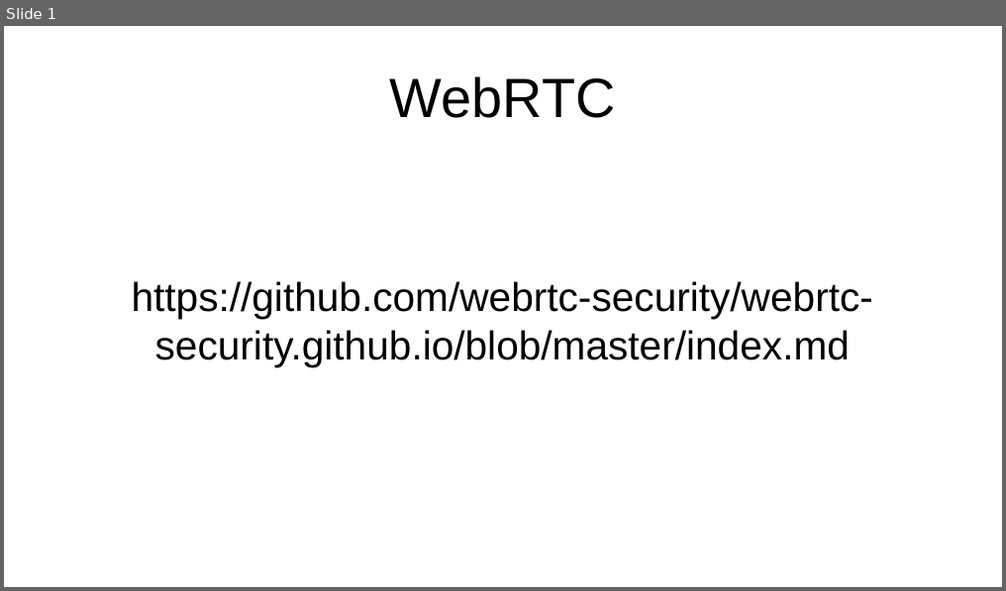
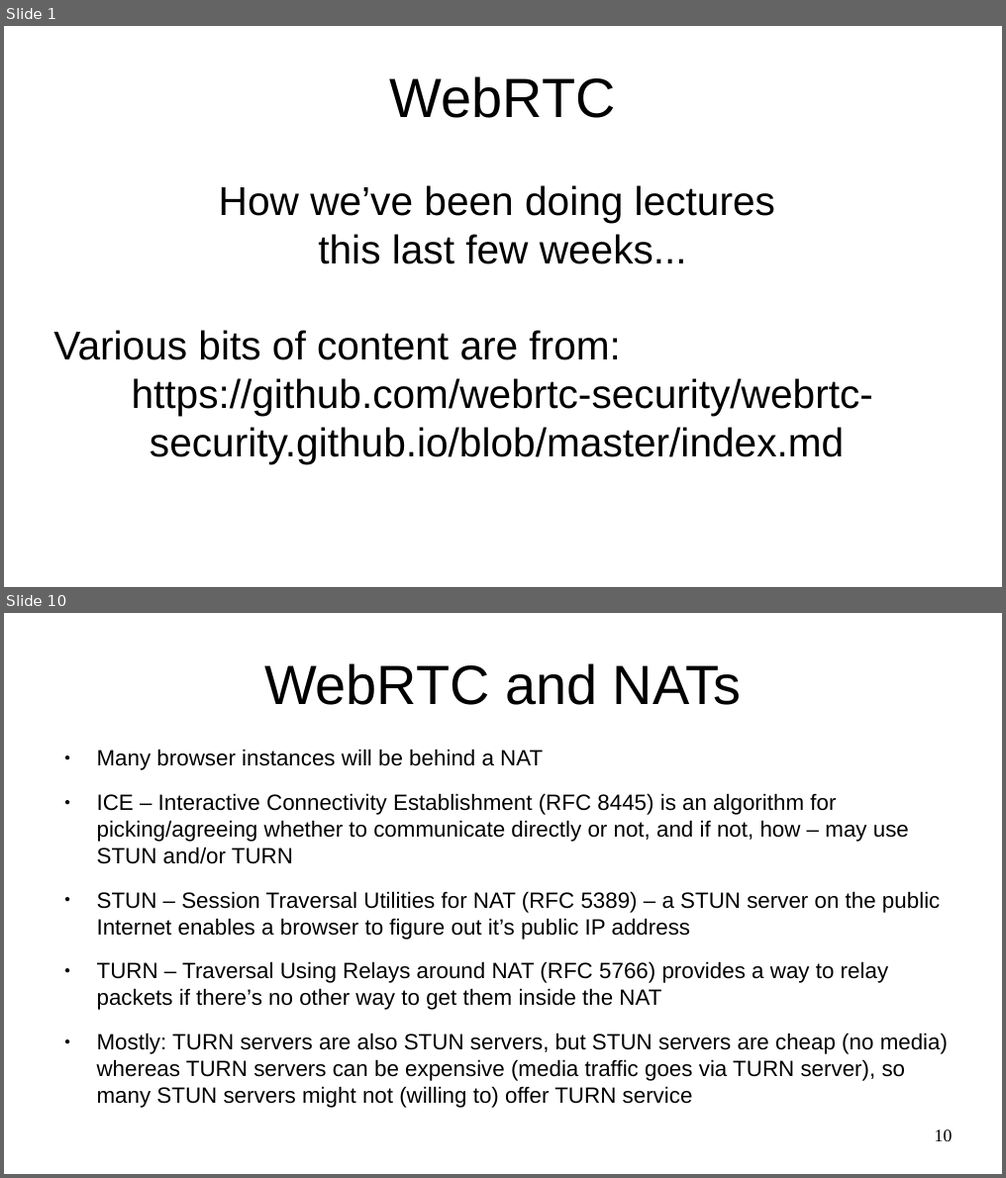
Before and after one commit to sftcd/cs7053, a slide deck: 2016lectures/12-webrtc.odp. Shown one above the other, each under a label of ours: slide 1 before the commit, slides 1 and 10 after it; the slides between them are not shown. The pictures are 1006x591 and 1006x1178 pixels, drawn with LibreOffice and Linux fonts; fonts in the diff are those of the drawing. Boxes give left, top, right and bottom in pixels: in the first picture for what was removed or moved away, otherwise in the second. Text is boxed around its words. In the diff, an @@ line names an element or a change of style, - is before the commit and + after.

```diff
--- a/2016lectures/12-webrtc.odp
+++ b/2016lectures/12-webrtc.odp
@@ slide 10 added at box(4, 613, 1002, 1174), background #FFFFFF @@
@@ title added at box(264, 663, 741, 705), 44 pt, text #000000 @@
+WebRTC and NATs
@@ text added at box(97, 749, 947, 1081), 17.6 pt, text #000000 @@
+● Many browser instances will be behind a NAT
+● ICE – Interactive Connectivity Establishment (RFC 8445) is an algorithm for picking/agreeing whether to communicate directly or not, and if not, how – may use STUN and/or TURN
+● STUN – Session Traversal Utilities for NAT (RFC 5389) – a STUN server on the public Internet enables a browser to figure out it’s public IP address
+● TURN – Traversal Using Relays around NAT (RFC 5766) provides a way to relay packets if there’s no other way to get them inside the NAT
+● Mostly: TURN servers are also STUN servers, but STUN servers are cheap (no media) whereas TURN servers can be expensive (media traffic goes via TURN server), so many STUN servers might not (willing to) offer TURN service
@@ page number added at box(935, 1130, 952, 1142), 14 pt, text #000000 @@
+10
@@ slide 1 changed as well @@
@@ subtitle at box(54, 185, 775, 361): paragraphs added @@
+How we’ve been doing lectures
+this last few weeks...
+Various bits of content are from:
```
Also in this commit, not shown: 9 other slides added, 2 other files.
